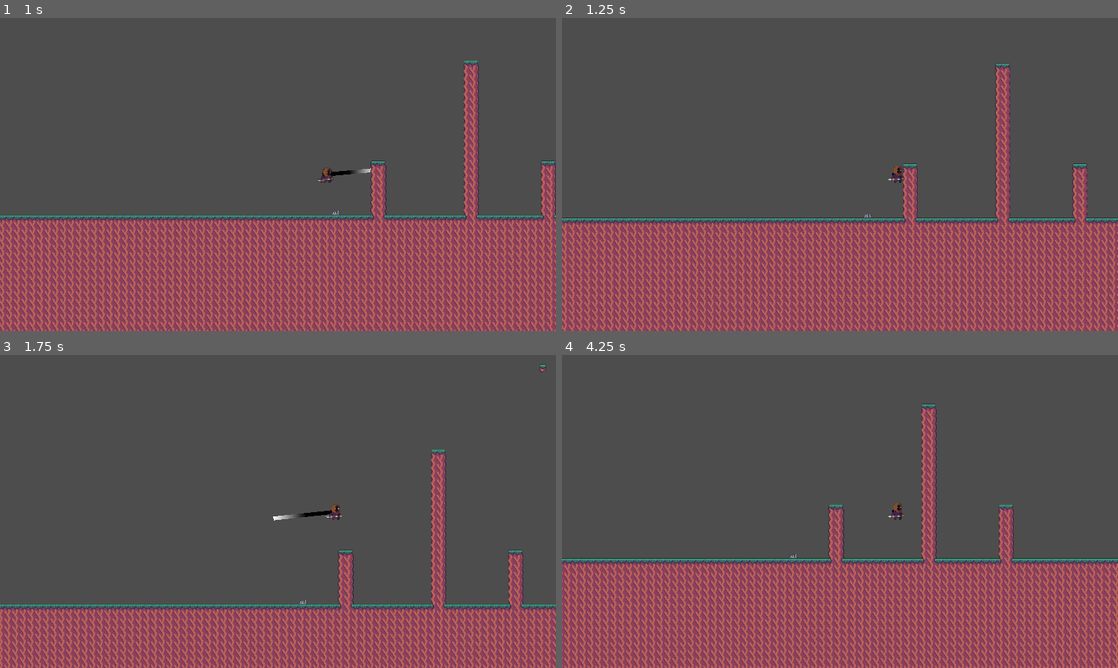
Above: before the commit, frames 1-4 (two rows, left to right).
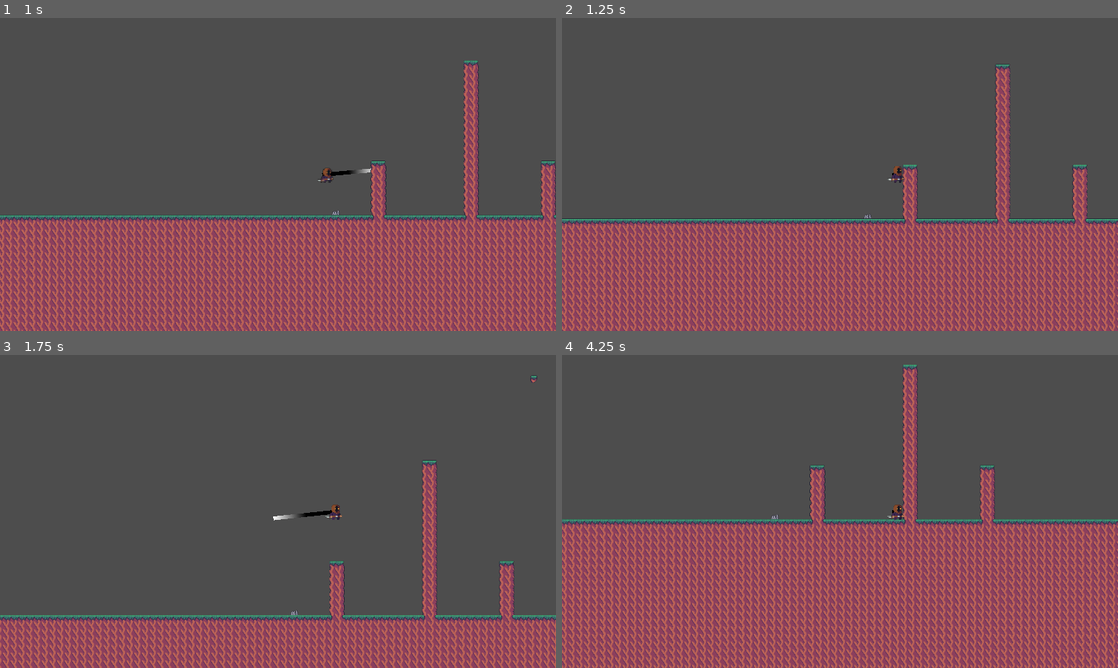
Above: after the commit, the same moments.

Repository: remsto/Projet-Hooke-Godot
Game: Godot game, scene res://main.tscn
Same seed, same stepped clock (60 frames per second), same inputs: the game is played once before the commit and once after it.
Inputs (mouse positions are in pixels of both pictures, inside the frame that each line leads up to):
- Up to frame 1 (1 s): move the mouse to (400, 158) at 0.52 s; hold D (right) from 0.53 s (still down); hold Space (jump) from 0.53 s (still down); tap X (hook) at 0.6 s
- Up to frame 2 (1.25 s): keep holding D (right); keep holding Space (jump)
- Up to frame 3 (1.75 s): keep holding D (right); move the mouse to (166, 527) at 1.27 s; release Space (jump) at 1.28 s; tap Space (jump) at 1.35, 1.52 s; tap X (hook) at 1.55 s
- Up to frame 4 (4.25 s): tap Space (jump) at 1.82, 3.02, 3.32 s; move the mouse to (895, 442) at 2.02 s; release D (right) at 2.03 s; hold A (left) 2.03-2.78 s; hold Space (jump) 2.03-2.78 s; tap X (hook) at 2.1, 2.85 s; move the mouse to (812, 574) at 2.77 s; hold D (right) from 2.78 s (still down); move the mouse to (1006, 558) at 3.52 s; hold Space (jump) from 3.53 s (still down)

Frame 1 is identical in both runs. In frame 2, 9.2% of the frame differs, in the area x 0-100%, y 14-100%; in frame 3, 17%; in frame 4, 38%, in the area x 0-100%, y 3-100%.

Commit message:
added wall_cling (WIP)

Diff:
--- a/player.gd
+++ b/player.gd
@@ -22,6 +22,7 @@
 var jump_buffer : Array
 var ground_buffer : Array
 var is_ground_jumping : bool
+var wall_direction
 var state = State.IDLE
 
 signal death
@@ -55,32 +56,45 @@
 	for i in range(buffer.size()):
 		buffer[i] = false
 
+func ray_cast(ray_length, threshold):
+	var space_state = get_world_2d().direct_space_state
+	var query = PhysicsRayQueryParameters2D.create(global_position, global_position+Vector2(ray_length, 0))
+	var result = space_state.intersect_ray(query)
+	return result and abs(global_position.x - result.position.x) <= threshold
+
+
 func _physics_process(delta):
 	var direction = Input.get_axis("left", "right")
 	var does_jump = process_bool_buffer(jump_buffer, Input.is_action_just_pressed("jump"))
 	var does_be_floor = process_bool_buffer(ground_buffer, is_on_floor())
-	var wall_direction
+
 	# Determine the state on simple conditions
 	if $Hook.is_extending:
 		state = State.HOOK_EXTEND
 	elif $Hook.is_pulling:
 		state = State.HOOK_PULL
+		# Raycast to handle wall slide/jump.
+		if ray_cast(-RAY_CAST_LENGTH, WALL_SLIDE_THRESH_LEFT):
+			$Hook.reset_hook()
+			state = State.WALL_CLINGED
+			wall_direction = 1
+		elif ray_cast(RAY_CAST_LENGTH, WALL_SLIDE_THRESH_RIGHT):
+			$Hook.reset_hook()
+			state = State.WALL_CLINGED
+			wall_direction = -1
 	elif is_on_floor():
 		if direction:
 			state = State.WALKING
 		else:
 			state = State.IDLE
 	else: # Not on floor
+		if state == State.WALL_CLINGED:
+			pass
 		# Raycast to handle wall slide/jump. Might be refactored ??
-		var space_state = get_world_2d().direct_space_state
-		var query_right = PhysicsRayQueryParameters2D.create(global_position, global_position+Vector2(RAY_CAST_LENGTH, 0))
-		var query_left = PhysicsRayQueryParameters2D.create(global_position, global_position+Vector2(-RAY_CAST_LENGTH, 0))
-		var result_right = space_state.intersect_ray(query_right)
-		var result_left = space_state.intersect_ray(query_left)
-		if result_left and abs(global_position.x - result_left.position.x) <= WALL_SLIDE_THRESH_LEFT:
+		elif ray_cast(-RAY_CAST_LENGTH, WALL_SLIDE_THRESH_LEFT):
 			state = State.WALL_SLIDING
 			wall_direction = 1
-		elif result_right and abs(global_position.x - result_right.position.x) <= WALL_SLIDE_THRESH_RIGHT:
+		elif ray_cast(RAY_CAST_LENGTH, WALL_SLIDE_THRESH_RIGHT):
 			state = State.WALL_SLIDING
 			wall_direction = -1
 		elif velocity.y < 0:
@@ -117,6 +131,14 @@
 			is_ground_jumping = true
 		if not direction: # Deceleration
 			velocity.x = move_toward(velocity.x, 0, ACCEL)
+	if state in [State.WALL_CLINGED]:
+		velocity = Vector2(0.0, 0.0)
+		if does_jump:
+			state = State.JUMPING
+			velocity.y = JUMP_VELOCITY
+			velocity.x = -JUMP_VELOCITY*wall_direction
+			reset_bool_buffer(jump_buffer)
+			reset_bool_buffer(ground_buffer)
 	if state in [State.JUMPING, State.FALLING, State.WALL_SLIDING]: # Handle Gravity airborne
 		velocity.y += gravity * delta
 		# Jump variation
Not shown, changed: roadmap.md
